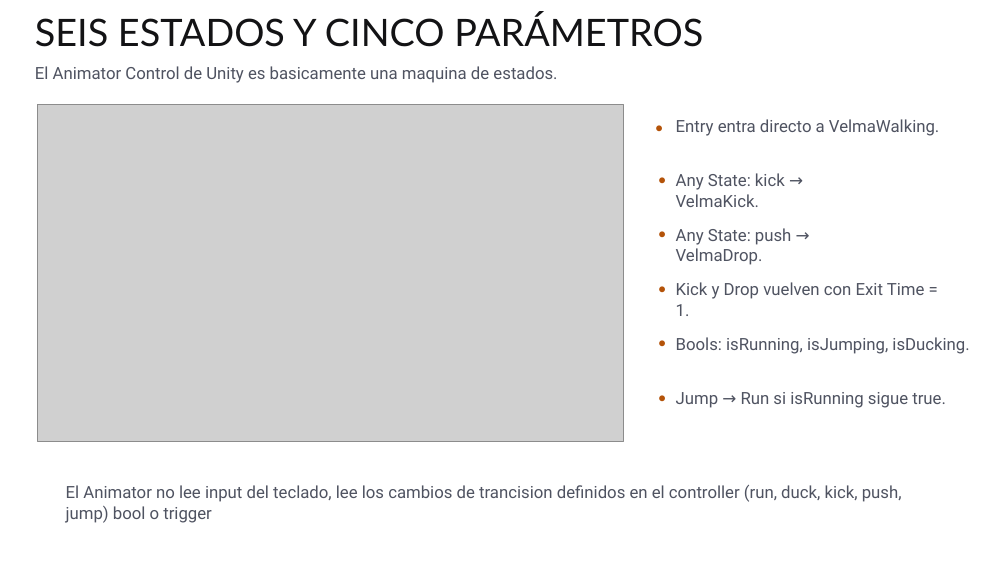
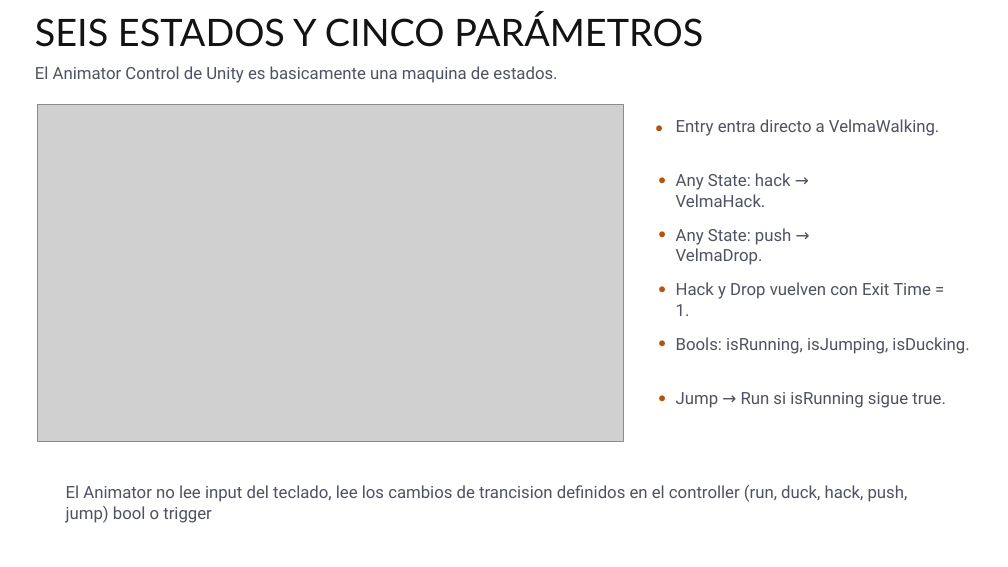
Before and after one commit to abala-tec/TC2005B, a slide deck: slide 18 of T8/T8.8.3-misc/T8.8.3-Miscelaneos.pptx. Drawn at 1008x567 pixels with LibreOffice and Linux fonts; fonts in the diff are those of the drawing; grey boxes stand for pictures; background and template pictures are left out. Boxes give left, top, right and bottom in pixels: in the first picture for what was removed or moved away, otherwise in the second. Text is boxed around its words. In the diff, an @@ line names an element or a change of style, - is before the commit and + after.

```diff
--- a/T8/T8.8.3-misc/T8.8.3-Miscelaneos.pptx
+++ b/T8/T8.8.3-misc/T8.8.3-Miscelaneos.pptx
@@ text at [676,173,791,207]: text changed @@
-Any State: kick → VelmaKick.
+Any State: hack → VelmaHack.
@@ text at [676,282,931,316]: text changed @@
-Kick y Drop vuelven con Exit Time = 1.
+Hack y Drop vuelven con Exit Time = 1.
@@ text at [66,485,908,523]: text changed @@
-El Animator no lee input del teclado, lee los cambios de trancision definidos en el controller (run, duck, kick, push, jump) bool o trigger
+El Animator no lee input del teclado, lee los cambios de trancision definidos en el controller (run, duck, hack, push, jump) bool o trigger
```
Also in this commit, not shown: 9 other slides changed, 18 other files.
